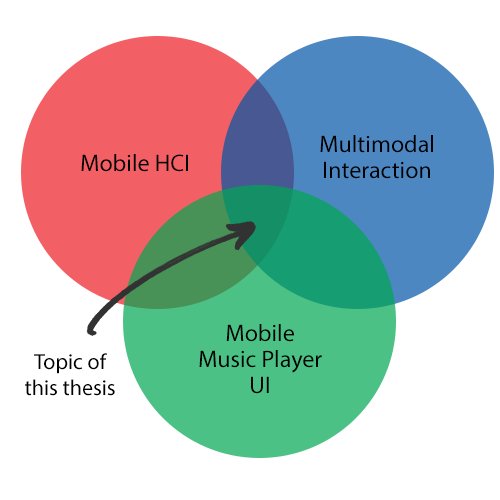
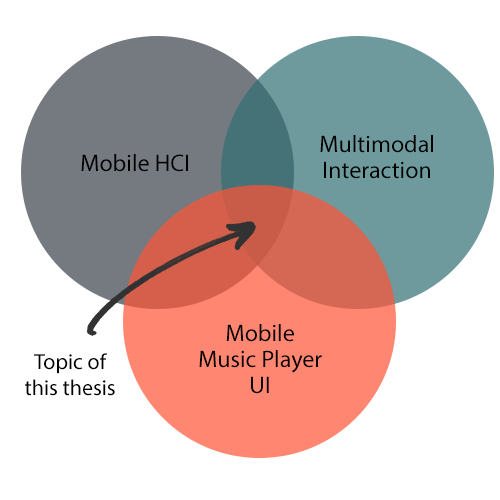
The second 500px x 500px image is a revision of the first. Changes to its layers:
painted on "Ellipse 1 copy 2" over [123, 185, 396, 458]
painted on "Ellipse 1 copy" over [221, 36, 494, 309]
painted on "Ellipse 1" over [21, 36, 294, 309]
